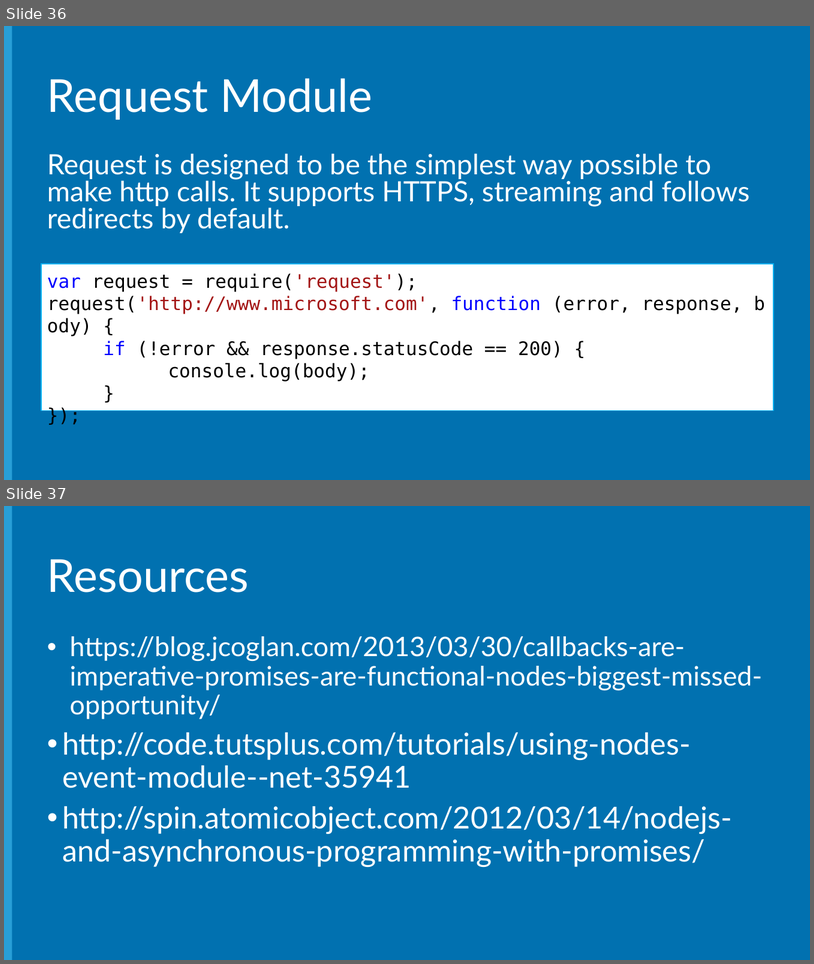
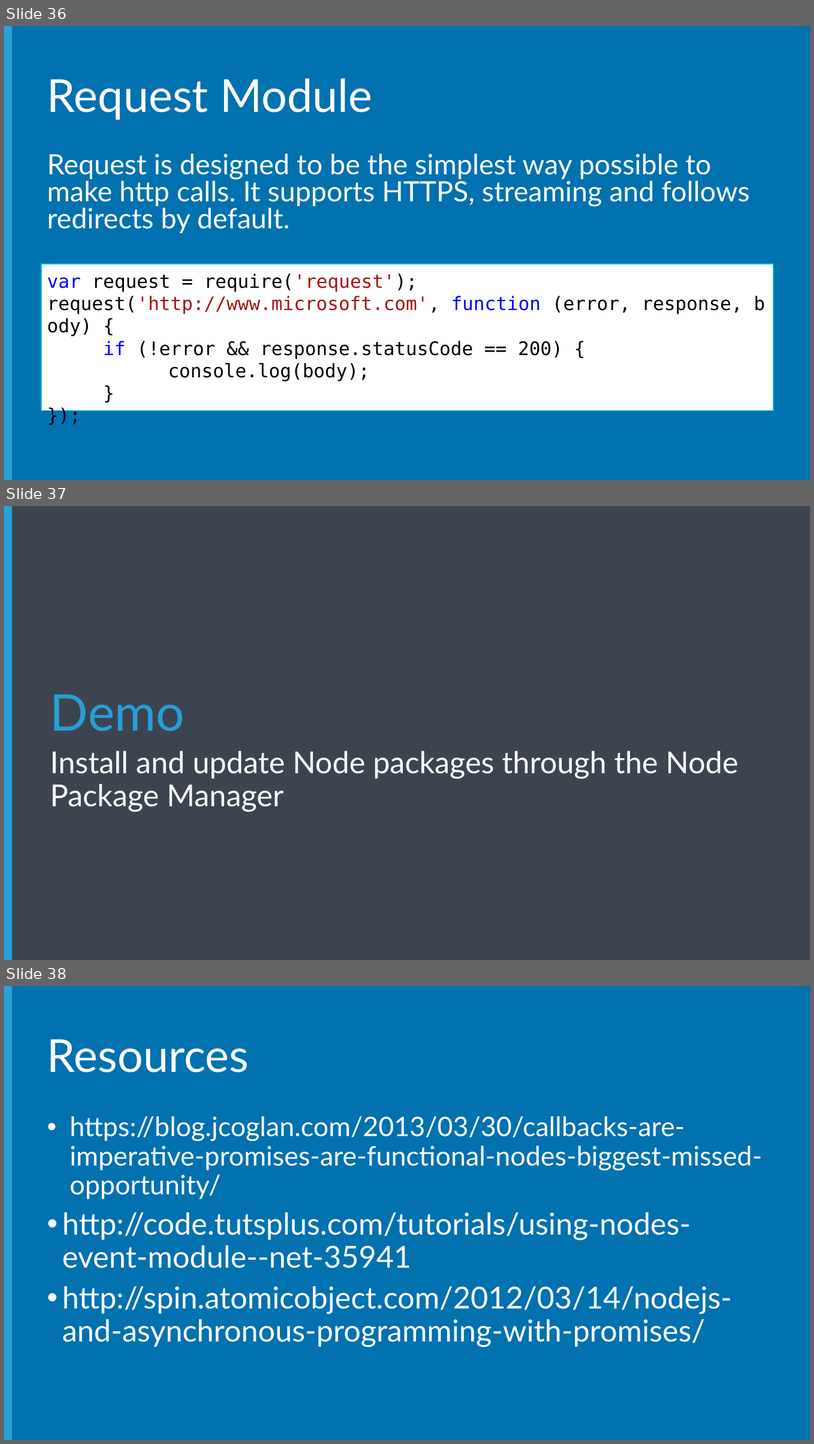
Before and after one commit to Microsoft-Web/NodeCamp, a slide deck: Presentation/IntroToNodeJS/IntroToNodeJS.pptx. Shown one above the other, each under a label of ours: slides 36 and 37 before the commit, slides 36, 37 and 38 after it. The pictures are 814x964 and 814x1444 pixels, drawn with LibreOffice and Linux fonts; fonts in the diff are those of the drawing; background and template pictures are left out. Boxes give left, top, right and bottom in pixels: in the first picture for what was removed or moved away, otherwise in the second. Text is boxed around its words. In the diff, an @@ line names an element or a change of style, - is before the commit and + after.

Commit message:
Apply small wording fixes in IntroToNode demo. Add a new slide to IntroToNodeJS presentation.

```diff
--- a/Presentation/IntroToNodeJS/IntroToNodeJS.pptx
+++ b/Presentation/IntroToNodeJS/IntroToNodeJS.pptx
@@ slide 37 added at (4, 506, 810, 960), background #3C454F; not listed: 1 template element that a slide beside it also shows @@
@@ text added at (50, 694, 185, 731), 60 pt, text #289FD7 @@
+Demo
@@ title added at (50, 751, 738, 811), 36 pt, text #FFFFFF @@
+Install and update Node packages through the Node Package Manager
@@ what was slide 37 is now slide 38 @@
```
Also in this commit, not shown: 1 other file.
